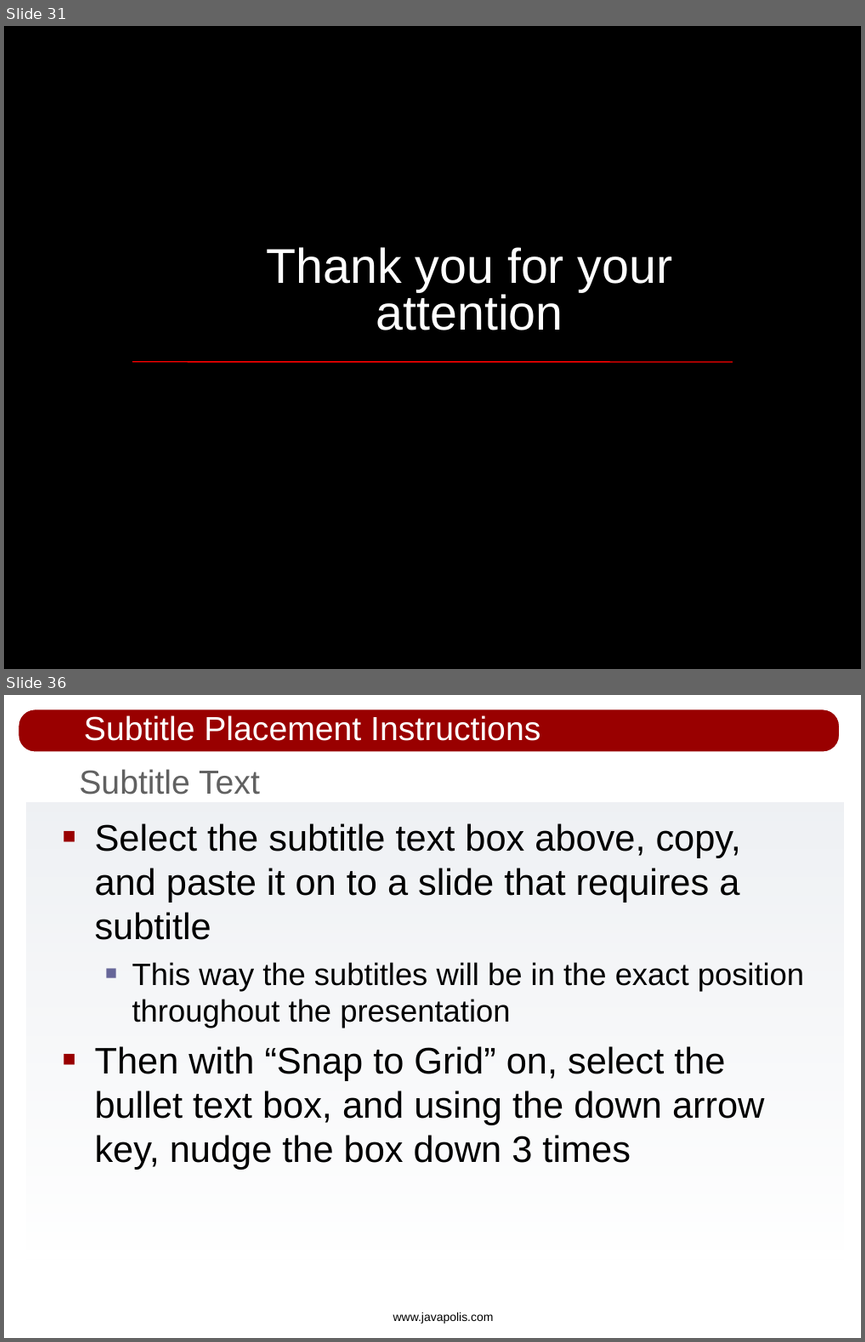
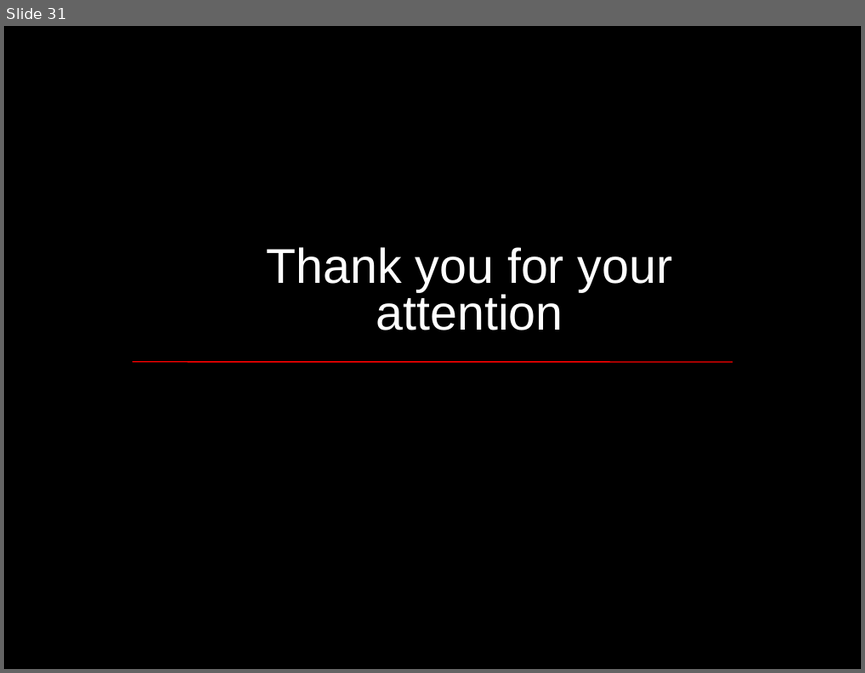
Before and after one commit to apache/incubator-kie-optaplanner, a slide deck: drools-solver/src/presentations/drools-solver_javapolis_2007.odp. Shown one above the other, each under a label of ours: slides 31 and 36 before the commit, slide 31 after it; the slides between them are not shown. The pictures are 865x1342 and 865x673 pixels, drawn with LibreOffice and Linux fonts; fonts in the diff are those of the drawing; background and template pictures are left out. Boxes give left, top, right and bottom in pixels: in the first picture for what was removed or moved away, otherwise in the second. Text is boxed around its words. In the diff, an @@ line names an element or a change of style, - is before the commit and + after.

```diff
--- a/drools-solver/src/presentations/drools-solver_javapolis_2007.odp
+++ b/drools-solver/src/presentations/drools-solver_javapolis_2007.odp
@@ slide 36 removed at [4,695,861,1338], background #FFFFFF @@
@@ rounded rectangle removed at [18,709,840,753] @@
@@ title removed at [84,715,540,741] @@
-Subtitle Placement Instructions
@@ text removed at [79,769,260,794] @@
-Subtitle Text
@@ rectangle removed at [26,802,844,1259] @@
@@ text removed at [95,823,804,1168] @@
-■ Select the subtitle text box above, copy, and paste it on to a slide that requires a subtitle
-  ■ This way the subtitles will be in the exact position throughout the presentation
-■ Then with “Snap to Grid” on, select the bullet text box, and using the down arrow key, nudge the box down 3 times
@@ text removed at [393,1312,494,1323] @@
-www.javapolis.com
```
Also in this commit, not shown: 3 slides changed, 7 other slides removed.
